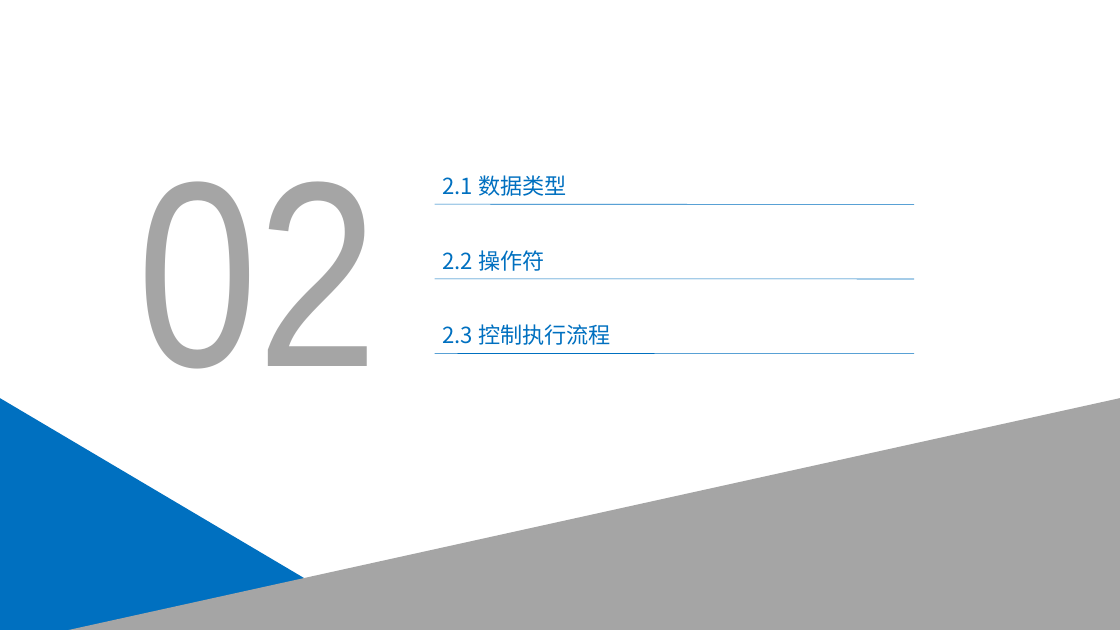
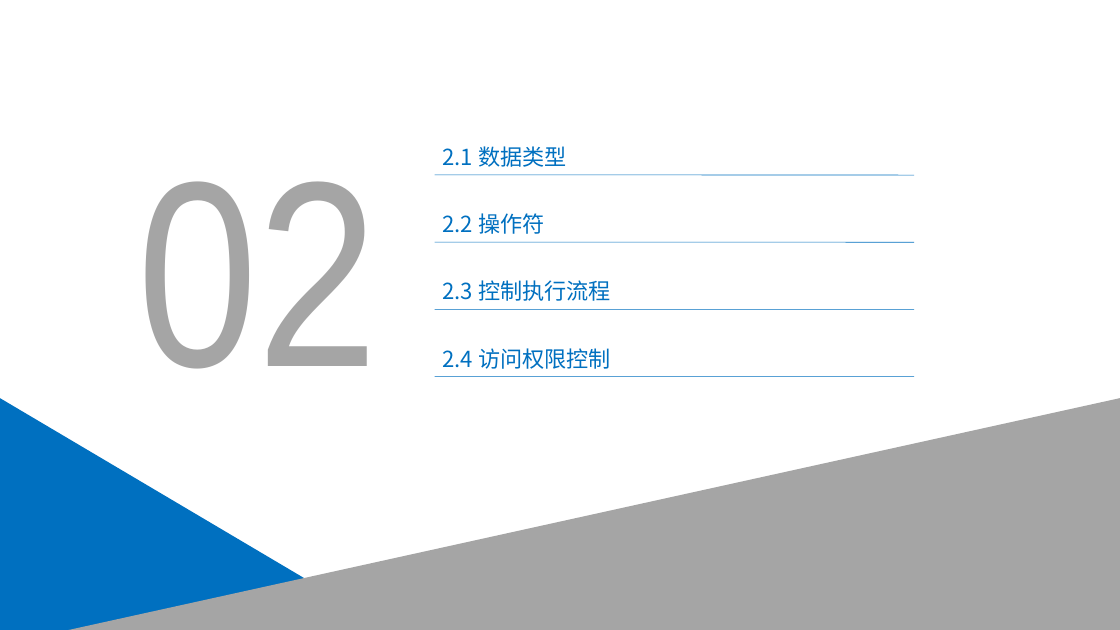
Before and after one commit to leonliu06/JavaTrainning, a slide deck: slide 7 of Java基础培训.pptx. Drawn at 1120x630 pixels with LibreOffice and Linux fonts; fonts in the diff are those of the drawing. Boxes give left, top, right and bottom in pixels: in the first picture for what was removed or moved away, otherwise in the second. Text is boxed around its words. In the diff, an @@ line names an element or a change of style, - is before the commit and + after.

Commit message:
ppt

```diff
--- a/Java基础培训.pptx
+++ b/Java基础培训.pptx
@@ text "2.1 数据类型": place and size @@
-text "2.1 数据类型" at [442,175,567,196]
+text "2.1 数据类型" at [442,146,567,167]
@@ line moved from (435, 204) - (914, 205) to (435, 175) - (914, 175) @@
@@ text "2.2 操作符": place and size @@
-text "2.2 操作符" at [442,250,544,271]
+text "2.2 操作符" at [442,213,544,234]
@@ line moved from (435, 279) - (914, 279) to (435, 242) - (914, 242) @@
@@ text "2.3 控制执行流程": place and size @@
-text "2.3 控制执行流程" at [442,324,611,345]
+text "2.3 控制执行流程" at [442,280,611,301]
@@ line moved from (435, 354) - (914, 354) to (435, 309) - (914, 310) @@
@@ text added at [442,348,611,369], 20 pt, text #0070C0 @@
+2.4 访问权限控制
@@ line added from (435, 377) to (914, 377), #0070C0 0.5 pt @@
```
Also in this commit, not shown: 2 other slides changed, 4 slides added, 2 slides removed, 3 other files.
